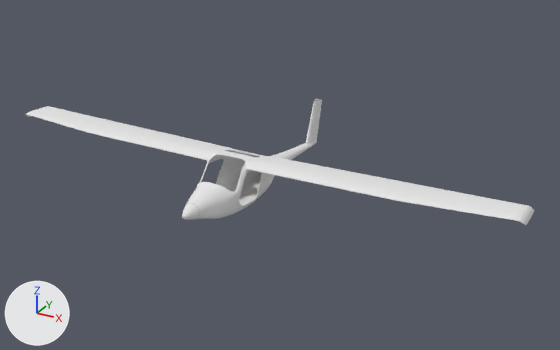
Before and after pictures for a commit that changed the Blender file models/pipistrel-virus.blend.
One viewpoint serves both versions: a 50 mm camera at (8.4, -14.49, 7.13) aimed at (0.42, 0.01, -0.12). The axes (+X, +Y, +Z) are drawn at lower left. The lights are the same throughout.

Objects in the first picture: 'fuselage', 'wings'.
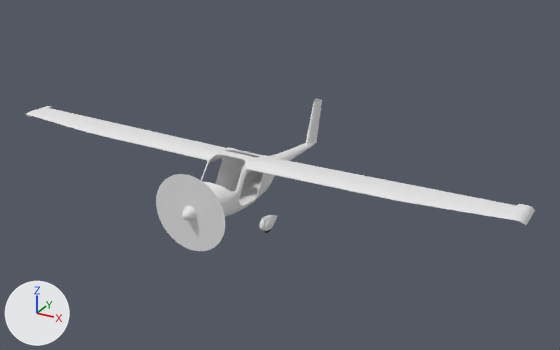
What differs and where, as boxes [x1, y1, x2, y2] in the pictures (560 x 350 px):
'wings', reshaped
    before: [25, 106, 534, 225]
    after: [25, 106, 535, 225]
'prop fast', added
    after: [156, 174, 225, 251]
'left wheel fairing', added
    after: [259, 215, 277, 231]
part 1 of me_wings, built on
    before: [45, 106, 534, 214]
    after: [45, 106, 535, 214]

The change, as a diff of the scene's bpy script:
```diff
--- a/models/pipistrel-virus.blend.py
+++ b/models/pipistrel-virus.blend.py
@@ me_wings @@
 # used by ob_wings; location = (0.0, 0.0, 0.0)
-me_wings.from_pydata(...)  # 96 vertices, 91 faces; spans x 0.52..6.23, y -1.61..-0.38, z 0.5..0.76
+me_wings.from_pydata(...)  # 127 vertices, 123 faces; spans x 0.52..6.24, y -1.61..-0.39, z 0.5..0.76
+# me_wings part 1
+# 10 vertices are removed from x 3.92..6.22, y -0.64..-0.38, z 0.5..0.68
+# 30 faces are deleted
+# 7 vertices in x 6.04..6.22, y -0.64..-0.4, z 0.5..0.69 move by (0.0, -0.1, 0.0)
+# 6 vertices move from x 0.52..6.15, y -0.62..-0.56, z 0.59..0.69 to x 0.52..6.16, y -0.73..-0.59, z 0.59..0.7
+# 29 vertices are added at x 0.52..6.24, y -0.73..-0.39, z 0.51..0.7
+# 12 new vertices lie (0.05, 0.0, 0.0) away from vertices in x 0.52, y -1.61..-0.6, z 0.59..0.76
+# 62 new faces join them
 me_wings.materials.append(mat_body)
@@ me_main_wheel_fairing @@
+me_main_wheel_fairing.from_pydata(...)  # 37 vertices, 29 faces; spans x -0.135..0.0, y -0.299..0.469, z -0.058..0.227
+me_main_wheel_fairing.polygons.foreach_set('use_smooth', [True] * 29)
+me_main_wheel_fairing.materials.append(mat_body)  # white #e7e7e7
@@ me_prop_fast @@
+me_prop_fast.from_pydata(...)  # 32 vertices, 1 face; spans x -0.85..0.85, y -0.85..0.85, z 0.0
@@ ob_left_wheel_fairing @@
+ob_left_wheel_fairing = bpy.data.objects.new('left wheel fairing', me_main_wheel_fairing)
+ob_left_wheel_fairing.location = (0.79, -1.24, -0.78)
+_m = ob_left_wheel_fairing.modifiers.new('Mirror', 'MIRROR')
+_m = ob_left_wheel_fairing.modifiers.new('Subsurf', 'SUBSURF')
+_m.levels = 2
+_m = ob_left_wheel_fairing.modifiers.new('EdgeSplit', 'EDGE_SPLIT')
+_m.use_edge_angle = False
@@ ob_prop_fast @@
+ob_prop_fast = bpy.data.objects.new('prop fast', me_prop_fast)
+ob_prop_fast.location = (0.0, -3.01, 0.1)
+ob_prop_fast.rotation_euler = (1.571, 0.0, 0.0)  # degrees (90, 0, 0)
```
